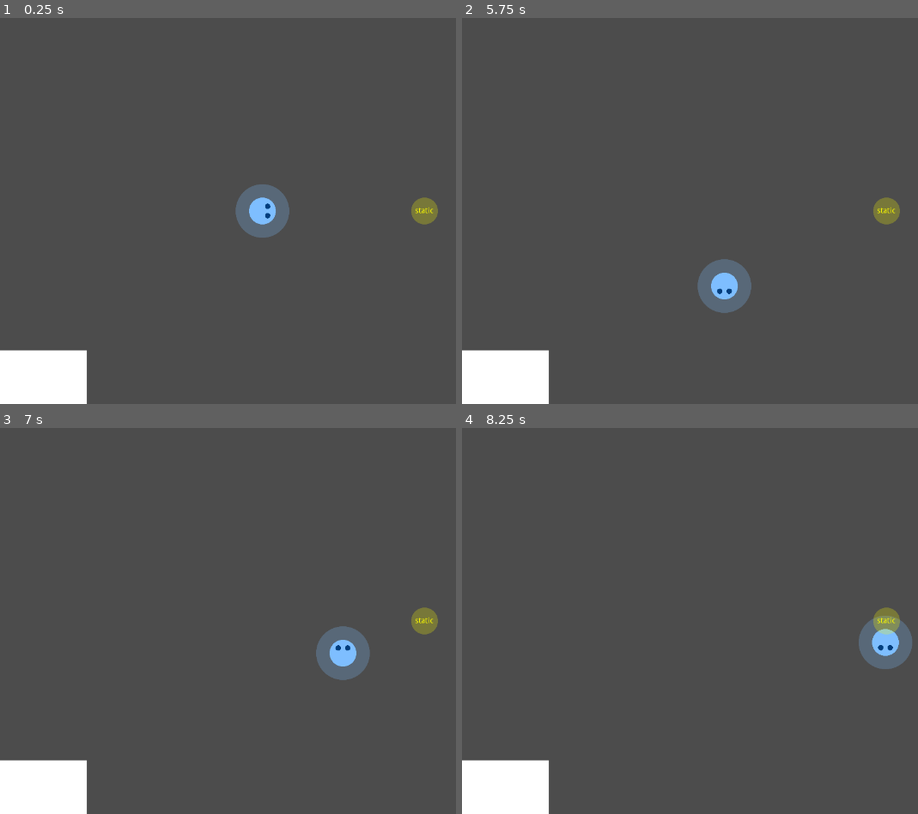
Above: before the commit, frames 1-4 (two rows, left to right).
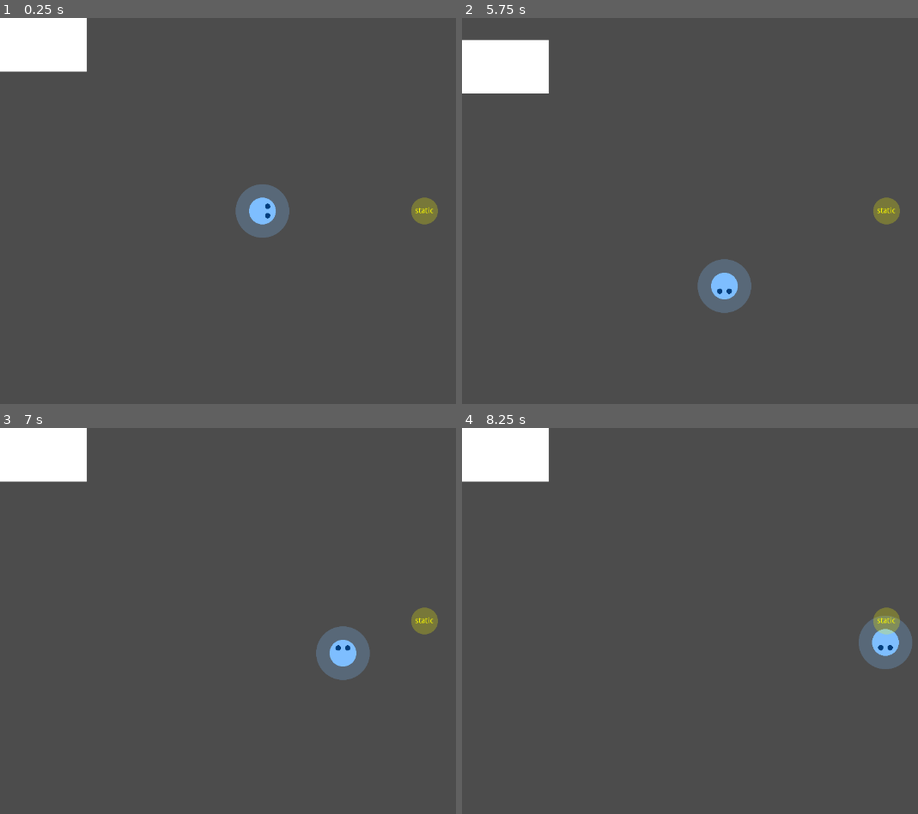
Above: after the commit, the same moments.

Repository: saimukzi/NfaoPoSim
Game: Godot game, scene res://DebugStage/DebugStage.tscn
Same seed, same stepped clock (60 frames per second), same inputs: the game is played once before the commit and once after it. Sound files missing from this copy of the repository are replaced by a short silence.
Inputs:
- Up to frame 1 (0.25 s): no input
- Up to frame 2 (5.75 s): tap Enter at 0.5 s; hold Right (game_right) 0.53-1.28 s; hold Z (game_eat) 0.53-1.28 s; hold Down (game_down) 1.28-2.03 s; tap Z (game_eat) at 1.35, 2.85, 4.35 s; hold Right (game_right) 2.03-2.78 s; hold Z (game_eat) 2.03-2.78 s; hold Up (game_up) 2.78-3.53 s; hold Z (game_eat) 3.53-4.28 s; hold Left (game_left) 3.53-5.03 s; hold Down (game_down) from 5.03 s (still down); hold Z (game_eat) from 5.03 s (still down)
- Up to frame 3 (7 s): release Down (game_down) at 5.78 s; release Z (game_eat) at 5.78 s; hold Right (game_right) 5.78-6.53 s; tap Z (game_eat) at 5.85 s; hold Up (game_up) from 6.53 s (still down); hold Z (game_eat) from 6.53 s (still down)
- Up to frame 4 (8.25 s): release Up (game_up) at 7.28 s; release Z (game_eat) at 7.28 s; hold Right (game_right) 7.28-8.03 s; tap Z (game_eat) at 7.35 s; hold Down (game_down) from 8.03 s (still down); hold Z (game_eat) from 8.03 s (still down)

The runs differ from the first frame. In frame 1, 5.3% of the frame differs, in the area x 0-20%, y 0-100%; in frame 2, 5.3%; in frame 3, 5.3%; in frame 4, 5.3%.

Commit message:
flag raise

Diff:
--- a/GameBase/AnthemSystem.gd
+++ b/GameBase/AnthemSystem.gd
@@ -1,14 +1,14 @@
 extends Node
 
 export(bool) var auto_play = true
-export(float) var flag_up_sec = 1.0
-export(float) var flag_down_sec = 1.0
+export(float) var flag_down_sec = 0.5
 export(float) var idle_sec_min = 3.0
 export(float) var idle_sec_max = 6.0
 
 onready var timer = $Timer
 onready var audio_player = $AudioStreamPlayer
 onready var state_machine = MyStateMachine.new(self)
+onready var audio_length = audio_player.stream.get_length()
 
 signal anthem_end()
 
@@ -30,6 +30,8 @@
 		anthem_system = state_machine.anthem_system
 	func is_playing():
 		return false
+	func get_flag_height(_flag) -> float:
+		return 1.0
 	func _on_Timer_timeout():
 		pass
 	func _on_AudioStreamPlayer_finished():
@@ -43,29 +45,34 @@
 		anthem_system.timer.start(rand_range(anthem_system.idle_sec_min,anthem_system.idle_sec_max))
 	func _on_Timer_timeout():
 		if anthem_system.auto_play:
-			set_state(LeftFlagUp)
+			set_state(LeftFlagDown)
 		else:
 			set_state(Stop)
-
-class LeftFlagUp extends MyState:
-	func start():
-		anthem_system.timer.start(anthem_system.flag_up_sec)
-	func _on_Timer_timeout():
-		set_state(LeftFlagTop)
-
-class LeftFlagTop extends MyState:
-	func start():
-		anthem_system.audio_player.play()
-	func _on_AudioStreamPlayer_finished():
-		set_state(LeftFlagDown)
-	func is_playing():
-		return true
 
 class LeftFlagDown extends MyState:
 	func start():
 		anthem_system.timer.start(anthem_system.flag_down_sec)
 	func _on_Timer_timeout():
+		set_state(LeftFlagUp)
+	func get_flag_height(flag) -> float:
+		if flag == Global.Flag.RIGHT: return 1.0
+		var ret = anthem_system.timer.time_left/anthem_system.timer.wait_time
+		ret = clamp(ret,0,1)
+		return ret
+
+class LeftFlagUp extends MyState:
+	func start():
+		anthem_system.audio_player.play()
+	func _on_AudioStreamPlayer_finished():
 		set_state(Idle)
+	func is_playing():
+		return true
+	func get_flag_height(flag) -> float:
+		if flag == Global.Flag.RIGHT: return 1.0
+		var ret = anthem_system.audio_player.get_playback_position()
+		ret /= anthem_system.audio_length
+		ret = clamp(ret,0,1)
+		return ret
 
 class MyStateMachine extends StateMachine:
 	var anthem_system
@@ -79,3 +86,6 @@
 
 func is_playing():
 	return state().is_playing()
+
+func get_flag_height(flag:int) -> float:
+	return state().get_flag_height(flag)
--- /dev/null
+++ b/GameBase/FlagControl.gd
@@ -0,0 +1,10 @@
+extends PathFollow2D
+
+export(NodePath) var anthem_system
+onready var anthem_system_node = get_node(anthem_system)
+
+export(Global.Flag) var flag = Global.Flag.LEFT
+
+func _process(_delta):
+	# print(anthem_system_node.get_flag_height(AnthemSystem.Flag.LEFT))
+	unit_offset = anthem_system_node.get_flag_height(Global.Flag.LEFT)
--- a/GameBase/GameBase.tscn
+++ b/GameBase/GameBase.tscn
@@ -1,8 +1,9 @@
-[gd_scene load_steps=6 format=2]
+[gd_scene load_steps=7 format=2]
 
 [ext_resource path="res://GameBase/AnthemSystem.gd" type="Script" id=1]
 [ext_resource path="res://assets/anthem.ogg" type="AudioStream" id=2]
 [ext_resource path="res://GameBase/GameBase.gd" type="Script" id=3]
+[ext_resource path="res://GameBase/FlagControl.gd" type="Script" id=4]
 [ext_resource path="res://PolicePlayer/PolicePlayer.tscn" type="PackedScene" id=6]
 
 [sub_resource type="Curve2D" id=1]
@@ -23,18 +24,21 @@
 [node name="LeftFlag" type="Node2D" parent="Map"]
 position = Vector2( 0, 720 )
 
-[node name="Path2D" type="Path2D" parent="Map/LeftFlag"]
+[node name="FlagPath" type="Path2D" parent="Map/LeftFlag"]
 curve = SubResource( 1 )
 
-[node name="PathFollow2D" type="PathFollow2D" parent="Map/LeftFlag/Path2D"]
-position = Vector2( 81, -50 )
+[node name="FlagControl" type="PathFollow2D" parent="Map/LeftFlag/FlagPath"]
+position = Vector2( 81, -670 )
+offset = 620.592
 rotate = false
 cubic_interp = false
 loop = false
+script = ExtResource( 4 )
+anthem_system = NodePath("../../../../AnthemSystem")
 
-[node name="Flag" type="Node2D" parent="Map/LeftFlag/Path2D/PathFollow2D"]
+[node name="Flag" type="Node2D" parent="Map/LeftFlag/FlagPath/FlagControl"]
 
-[node name="Polygon2D" type="Polygon2D" parent="Map/LeftFlag/Path2D/PathFollow2D/Flag"]
+[node name="Polygon2D" type="Polygon2D" parent="Map/LeftFlag/FlagPath/FlagControl/Flag"]
 polygon = PoolVector2Array( -81, -50, 81, -50, 81, 50, -81, 50 )
 
 [node name="AnthemSystem" type="Node" parent="."]
--- /dev/null
+++ b/global/Global.gd
@@ -0,0 +1,5 @@
+extends Object
+
+class_name Global
+
+enum Flag {LEFT,RIGHT}
--- a/project.godot
+++ b/project.godot
@@ -9,12 +9,18 @@
 config_version=4
 
 _global_script_classes=[ {
+"base": "Object",
+"class": "Global",
+"language": "GDScript",
+"path": "res://global/Global.gd"
+}, {
 "base": "Reference",
 "class": "StateMachine",
 "language": "GDScript",
 "path": "res://commons/StateMachine.gd"
 } ]
 _global_script_class_icons={
+"Global": "",
 "StateMachine": ""
 }
 
